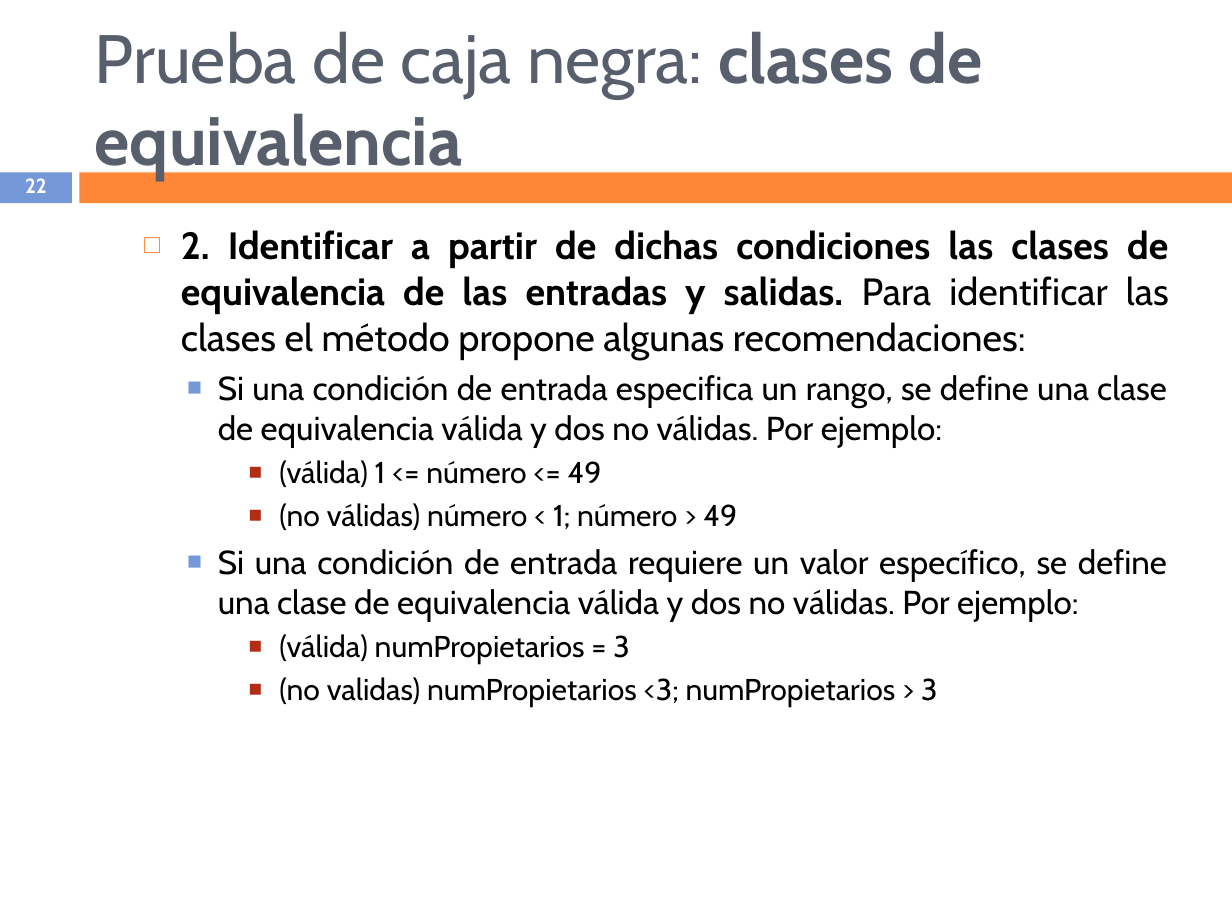
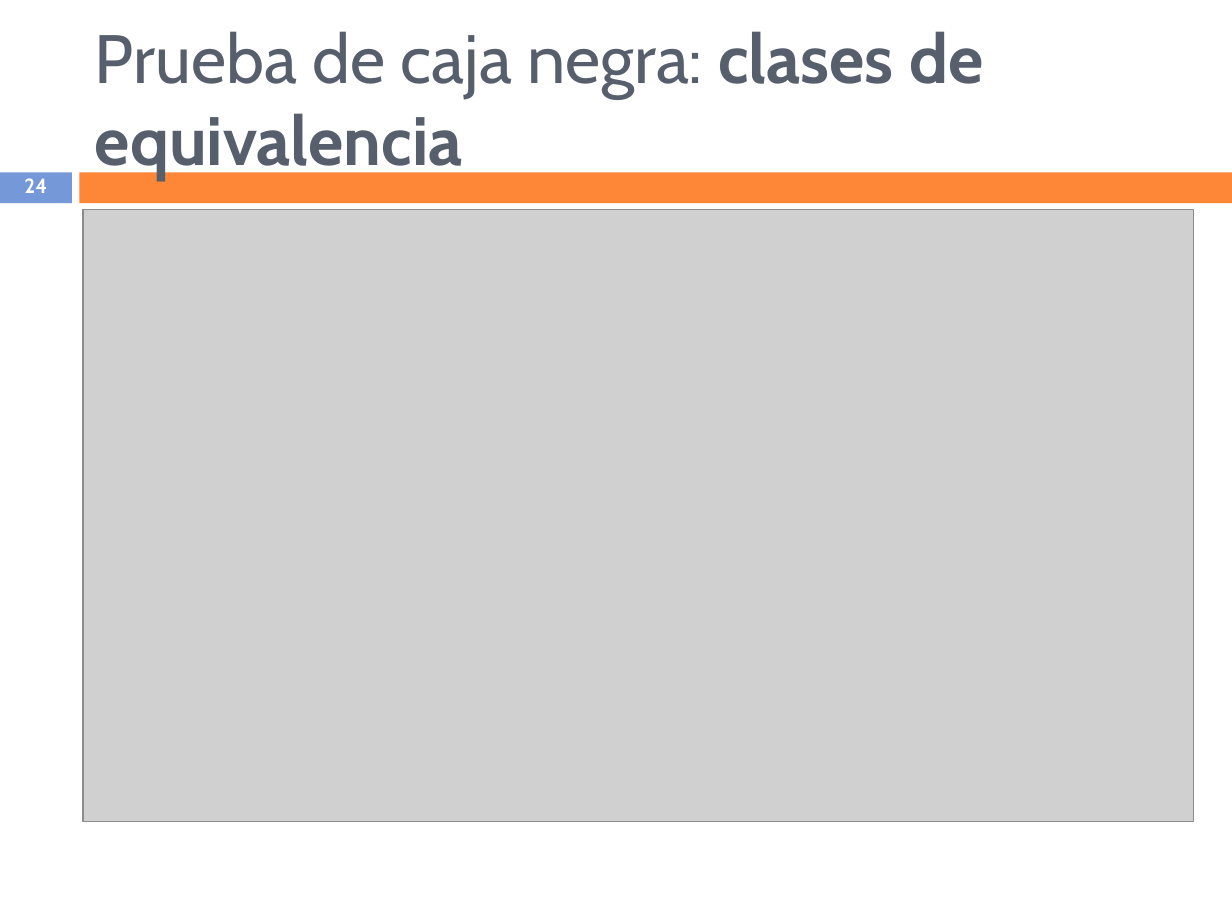
Before and after one commit to TerciodeMarte/DAM, a slide deck: slide 24 of DAM-1/ED/EVALUACION-3/TEMA-5/TEORIA/Diseño y realización de pruebas.ppt (slide 22 before the commit). Drawn at 1232x924 pixels with LibreOffice and Linux fonts; fonts in the diff are those of the drawing; grey boxes stand for pictures. Boxes give left, top, right and bottom in pixels: in the first picture for what was removed or moved away, otherwise in the second. Text is boxed around its words. In the diff, an @@ line names an element or a change of style, - is before the commit and + after.

```diff
--- a/DAM-1/ED/EVALUACION-3/TEMA-5/TEORIA/Diseño y realización de pruebas.ppt
+++ b/DAM-1/ED/EVALUACION-3/TEMA-5/TEORIA/Diseño y realización de pruebas.ppt
@@ page number at <box>24,178,47,193</box>: text changed @@
-22
+24
@@ picture added at <box>83,209,1193,822</box> @@
@@ text removed at <box>181,230,1169,708</box> @@
-  □ 2. Identificar a partir de dichas condiciones las clases de equivalencia de las entradas y salidas. Para identificar las clases el método propone algunas recomendaciones:
-    ■ Si una condición de entrada especifica un rango, se define una clase de equivalencia válida y dos no válidas. Por ejemplo:
-      ■ (válida) 1 <= número <= 49
-      ■ (no válidas) número < 1; número > 49
-    ■ Si una condición de entrada requiere un valor específico, se define una clase de equivalencia válida y dos no válidas. Por ejemplo:
-      ■ (válida) numPropietarios = 3
-      ■ (no validas) numPropietarios <3; numPropietarios > 3
```
Also in this commit, not shown: 5 other slides changed, 4 slides added, 2 other files.
